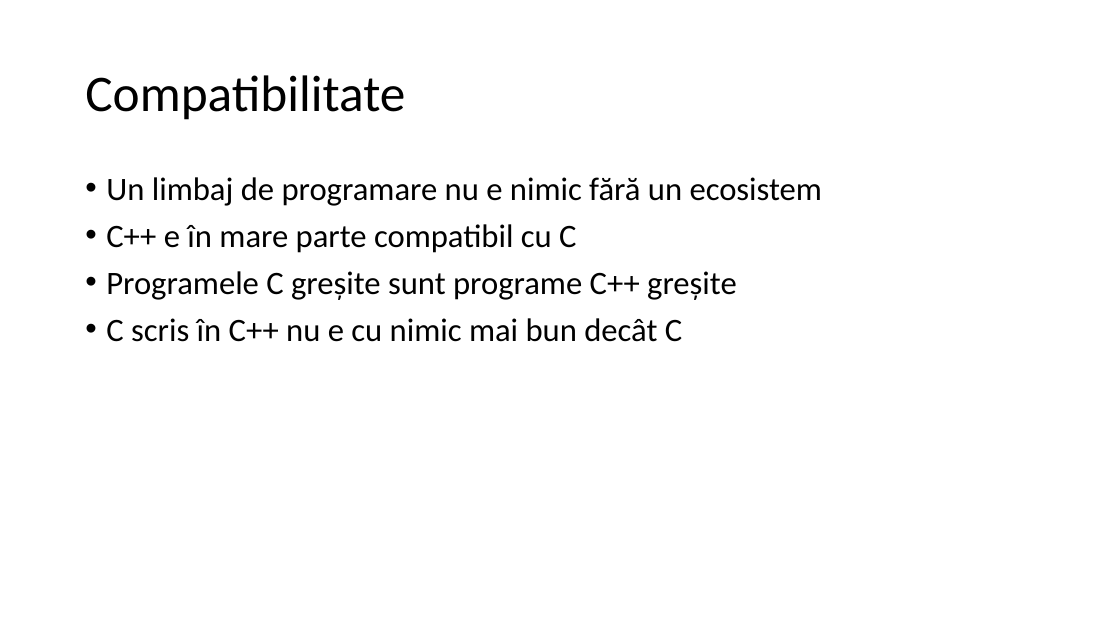
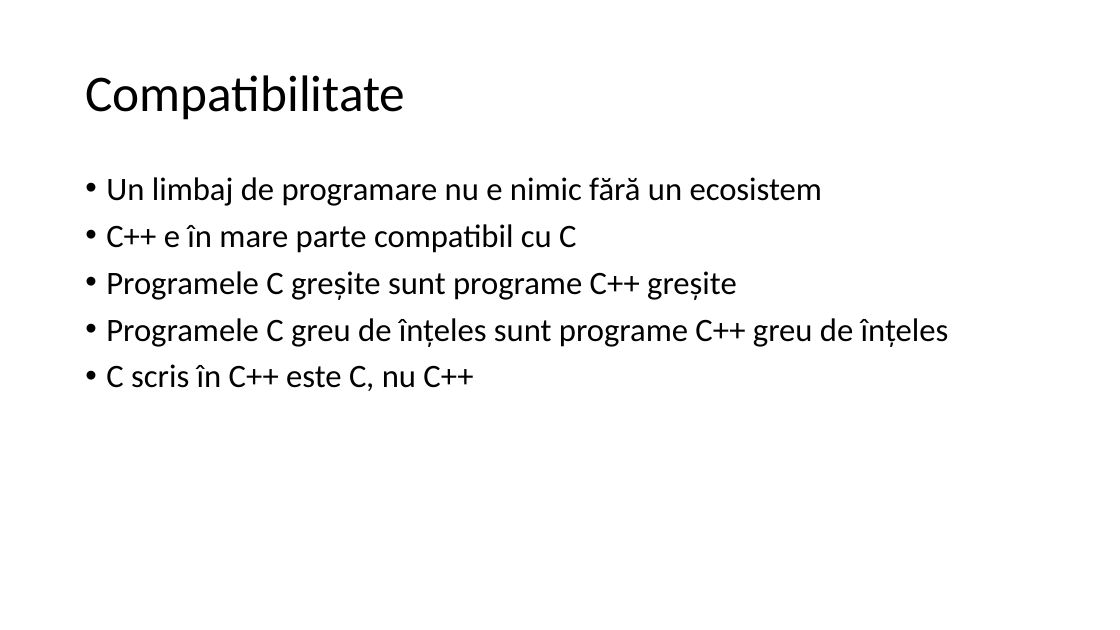
Before and after one commit to lnicola/acpp14, a slide deck: slide 26 of day1/Advanced C++ Day 1.pptx (slide 17 before the commit). Drawn at 1120x630 pixels with LibreOffice and Linux fonts; fonts in the diff are those of the drawing. Boxes give left, top, right and bottom in pixels: in the first picture for what was removed or moved away, otherwise in the second. Text is boxed around its words. In the diff, an @@ line names an element or a change of style, - is before the commit and + after.

Commit message:
Update slides

```diff
--- a/day1/Advanced C++ Day 1.pptx
+++ b/day1/Advanced C++ Day 1.pptx
@@ text at [106,318,949,391]: text changed @@
-• C scris în C++ nu e cu nimic mai bun decât C
+• Programele C greu de înțeles sunt programe C++ greu de înțeles
+• C scris în C++ este C, nu C++
```
Also in this commit, not shown: 6 other slides changed, 16 slides added.
